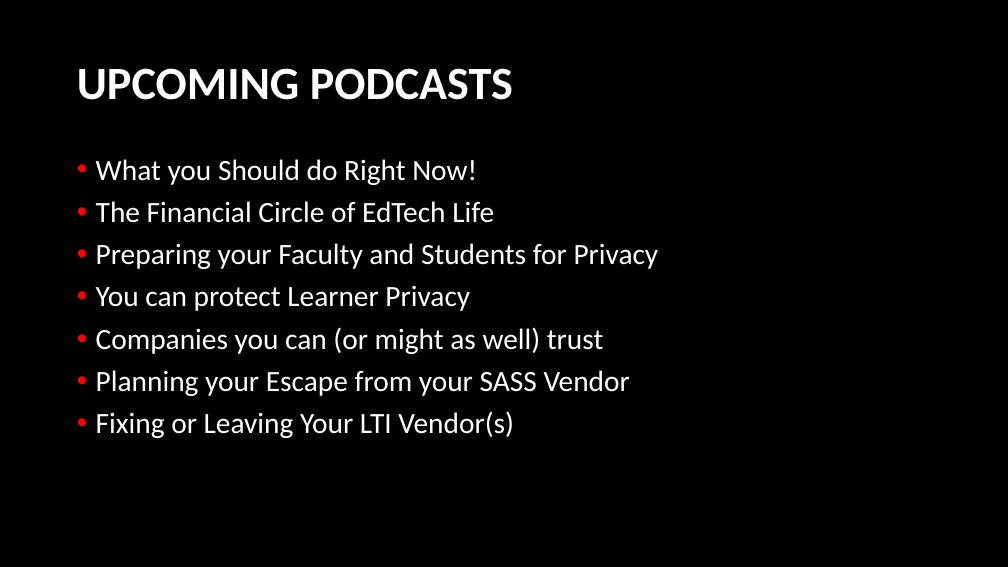
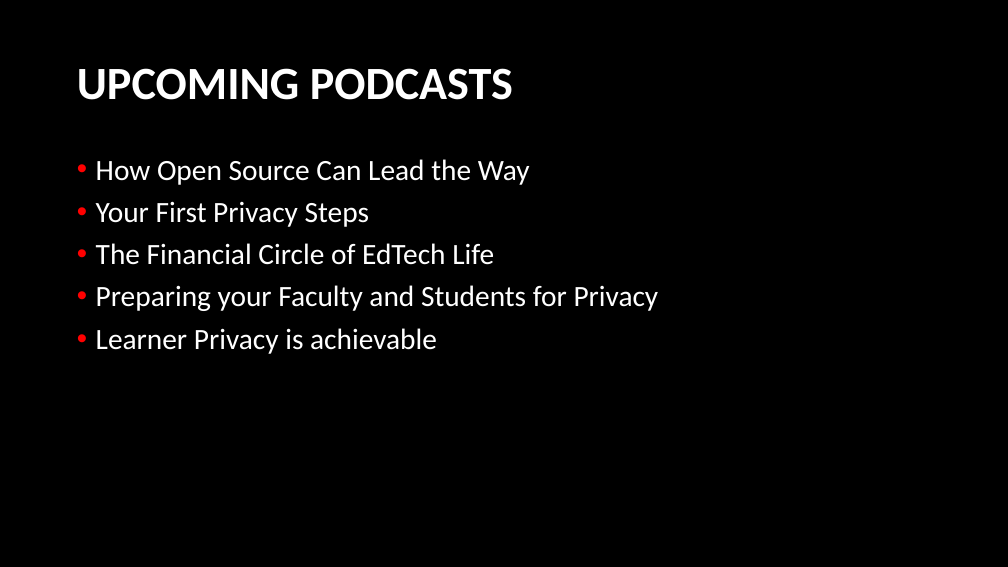
Before and after one commit to LearnerPrivacy/LearnerPrivacy.github.io, a slide deck: slide 5 of lectures/001-Overview.pptx (slide 4 before the commit). Drawn at 1008x567 pixels with LibreOffice and Linux fonts; fonts in the diff are those of the drawing; background and template pictures are left out. Boxes give left, top, right and bottom in pixels: in the first picture for what was removed or moved away, otherwise in the second. Text is boxed around its words. In the diff, an @@ line names an element or a change of style, - is before the commit and + after.

```diff
--- a/lectures/001-Overview.pptx
+++ b/lectures/001-Overview.pptx
@@ text at box(96, 159, 530, 227): text changed @@
-• What you Should do Right Now!
+• How Open Source Can Lead the Way
+• Your First Privacy Steps
@@ text at box(96, 328, 437, 354): text changed @@
-• You can protect Learner Privacy
-• Companies you can (or might as well) trust
-• Planning your Escape from your SASS Vendor
-• Fixing or Leaving Your LTI Vendor(s)
+• Learner Privacy is achievable
```
Also in this commit, not shown: 4 other slides changed, 2 slides added, 2 other files.
